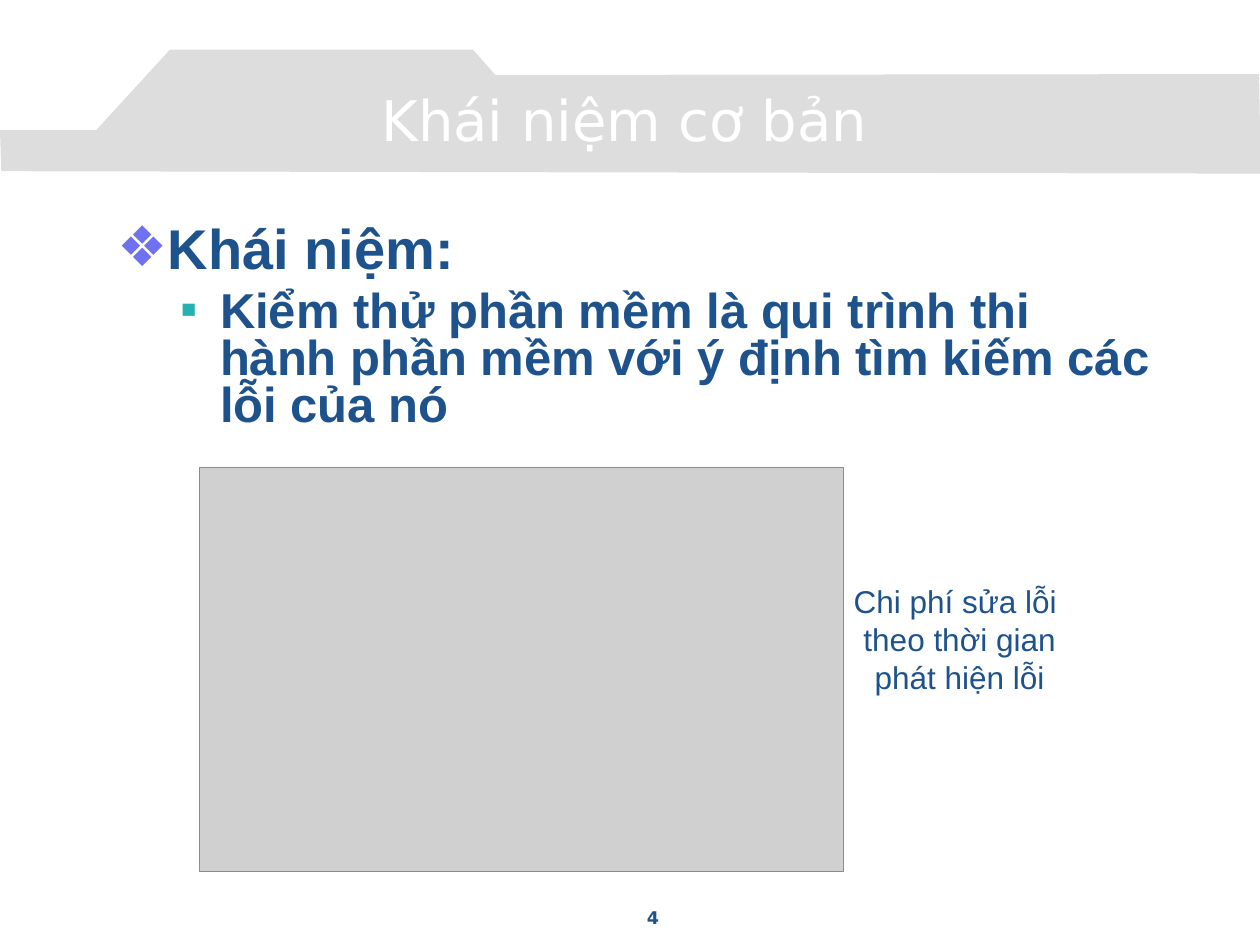
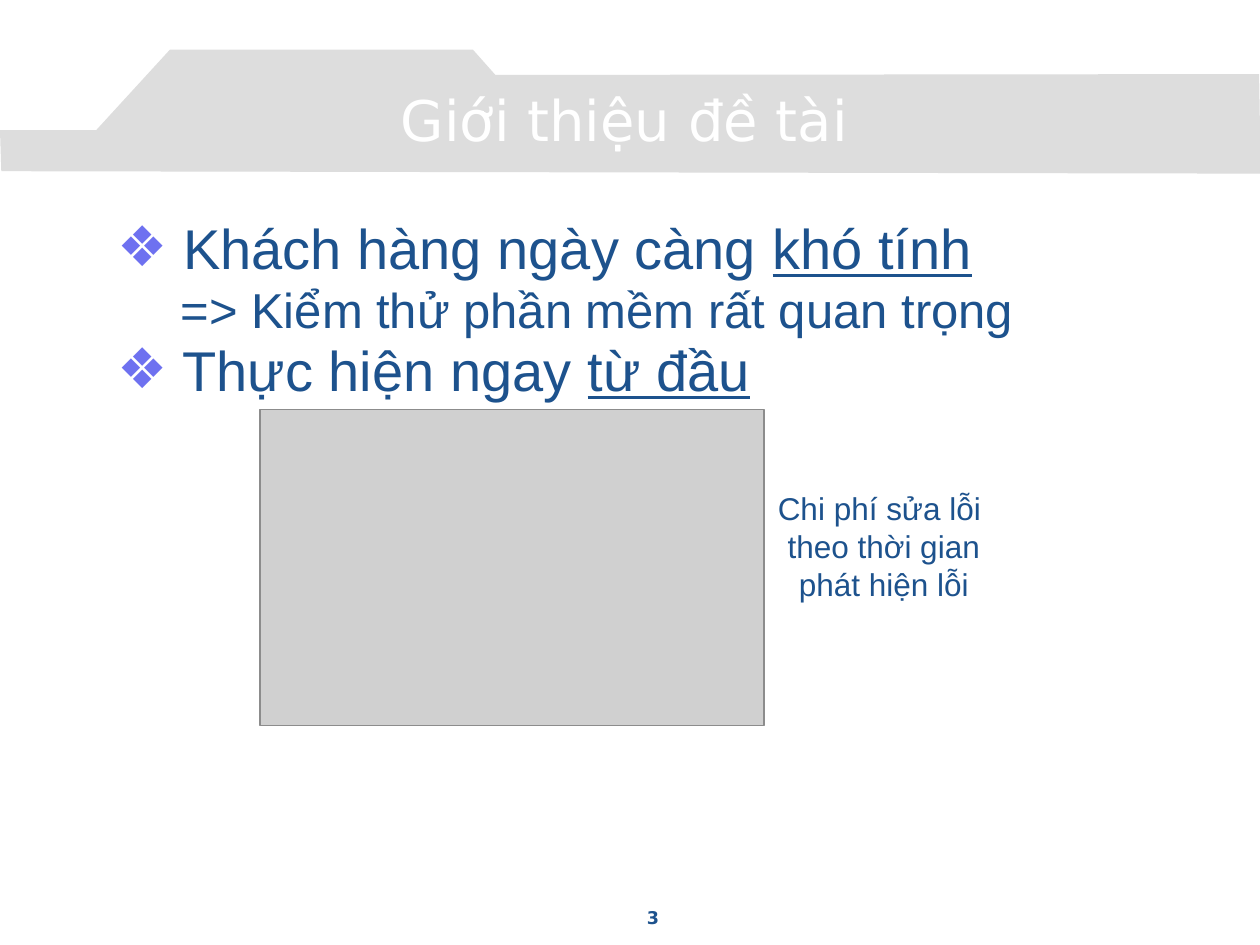
Before and after one commit to congcuong-cse/autotesting-lvtn, a slide deck: slide 3 of Document/Presentation.pptx (slide 4 before the commit). Drawn at 1260x945 pixels with LibreOffice and Linux fonts; fonts in the diff are those of the drawing; grey boxes stand for pictures; background and template pictures are left out. Boxes give left, top, right and bottom in pixels: in the first picture for what was removed or moved away, otherwise in the second. Text is boxed around its words. In the diff, an @@ line names an element or a change of style, - is before the commit and + after.

```diff
--- a/Document/Presentation.pptx
+++ b/Document/Presentation.pptx
@@ title at (84,79,1166,158): text changed @@
-Khái niệm cơ bản
+Giới thiệu đề tài
@@ text at (182,227,1014,402): text changed; size 28 to 32 pt; bold off @@
-❖ Khái niệm:
-  ▪ Kiểm thử phần mềm là qui trình thi hành phần mềm với ý định tìm kiếm các lỗi của nó
+❖ Khách hàng ngày càng khó tính
+  => Kiểm thử phần mềm rất quan trọng
+❖ Thực hiện ngay từ đầu
@@ picture: place and size @@
-picture at (200,467,844,872)
+picture at (260,410,764,726)
@@ text "Chi phí sửa lỗi": place and size @@
-text "Chi phí sửa lỗi" at (854,588,1057,695)
+text "Chi phí sửa lỗi" at (778,495,981,602)
@@ page number at (647,911,659,925): text changed @@
-4
+3
```
Also in this commit, not shown: 17 other slides changed, 4 slides added, 4 slides removed.
